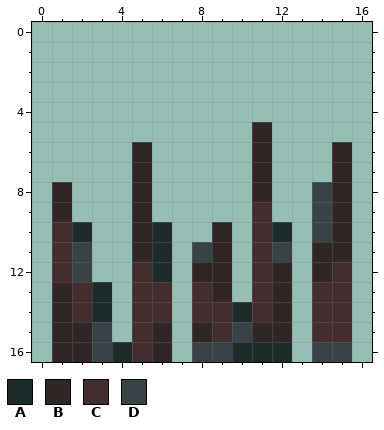
Two versions of one pixel-art sprite, shadow_lightning/Assets/Sprites/ShadowSpikes.png. That is the earlier state.
The file is 17x17 pixels.
Palette (. is transparent): A #1e2b2b  B #302625  C #422e2d  D #374344
Pixels before, first column x 1:
 5 ..........B....
 6 ....B.....B...B
 7 ....B.....B...B
 8 B...B.....B..DB
 9 B...B.....C..DB
10 CA..BA..B.CA.DB
11 CD..BA.DB.CD.BB
12 CD..CA.BB.CB.BC
13 BCA.CC.CB.CB.CC
14 BCA.CC.CCACB.CC
15 BBD.CB.BCDBB.CC
16 BBDACB.DDAAA.DD
New version:
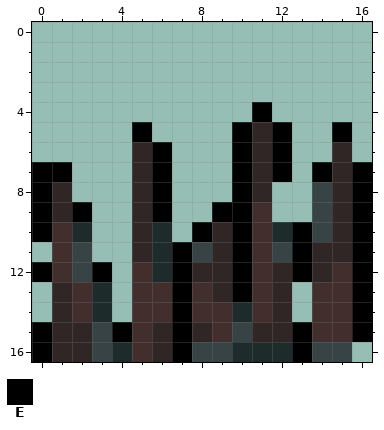
Colours new in this view: E #000000
From the commit log: make the ending of shadow lightning
From old to new:
Changed rows in their new state; - is an unchanged pixel.
first column x 0:
 4 -----------E-----
 5 -----E----E-E--E-
 6 ------E---E-E----
 7 EE----E---E-E-E-E
 8 E-----E---E-----E
 9 E-E---E--EE-----E
10 E-------E-E--E--E
11 -------E--E--E--E
12 E--E---E--E--E--E
13 -------E--E-----E
14 -------E--------E
15 E---E--E-----E--E
16 E------E-----E---
